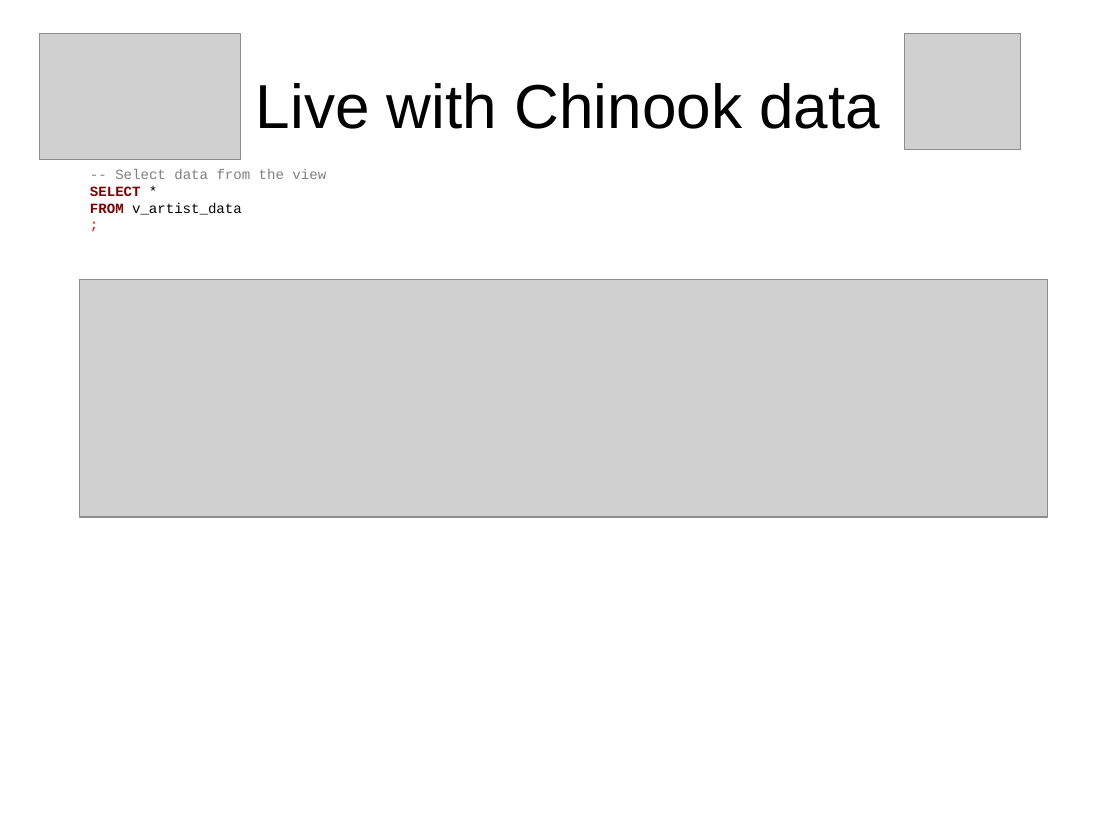
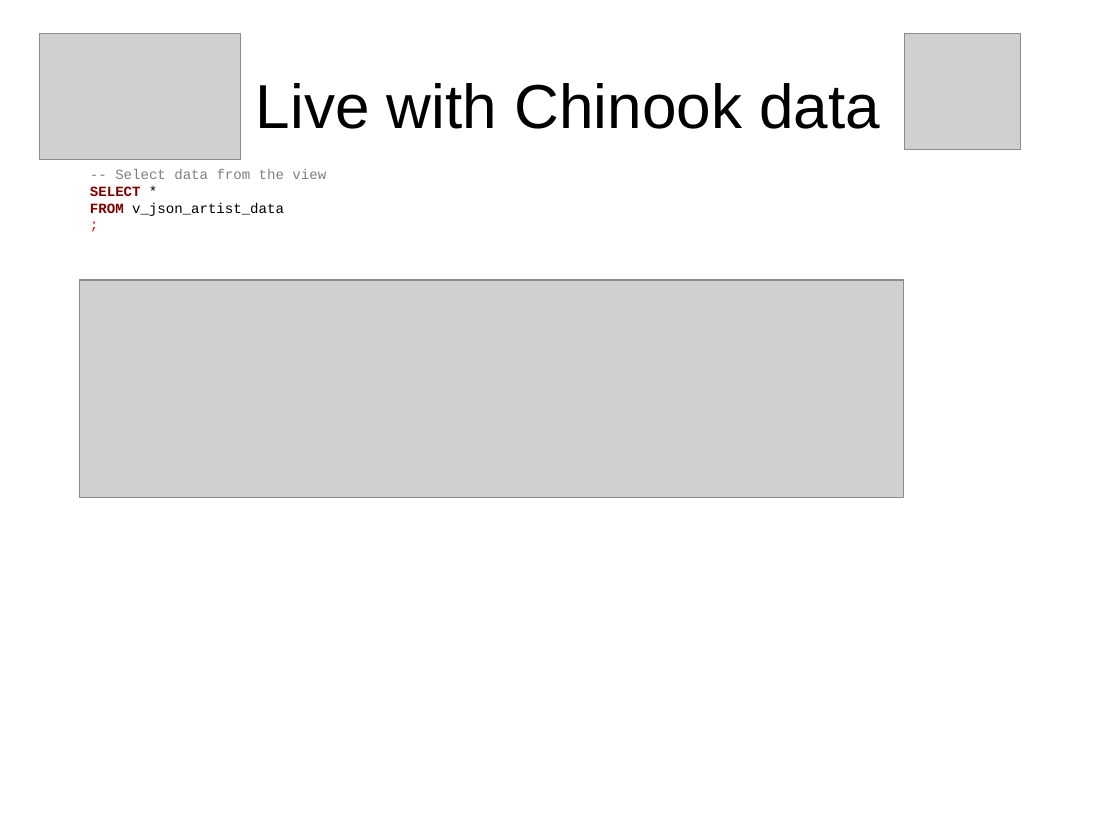
Before and after one commit to sjstoelting/talks, a slide deck: slide 19 of json-by-example/JSON-by-example.odp (slide 15 before the commit). Drawn at 1120x840 pixels with LibreOffice and Linux fonts; fonts in the diff are those of the drawing; grey boxes stand for pictures. Boxes give left, top, right and bottom in pixels: in the first picture for what was removed or moved away, otherwise in the second. Text is boxed around its words. In the diff, an @@ line names an element or a change of style, - is before the commit and + after.

```diff
--- a/json-by-example/JSON-by-example.odp
+++ b/json-by-example/JSON-by-example.odp
@@ text at (90,202,284,216): text changed @@
-FROM v_artist_data
+FROM v_json_artist_data
@@ picture: place and size @@
-picture at (80,281,1048,517)
+picture at (80,281,904,499)
```
Also in this commit, not shown: 8 other slides changed, 5 slides added.
